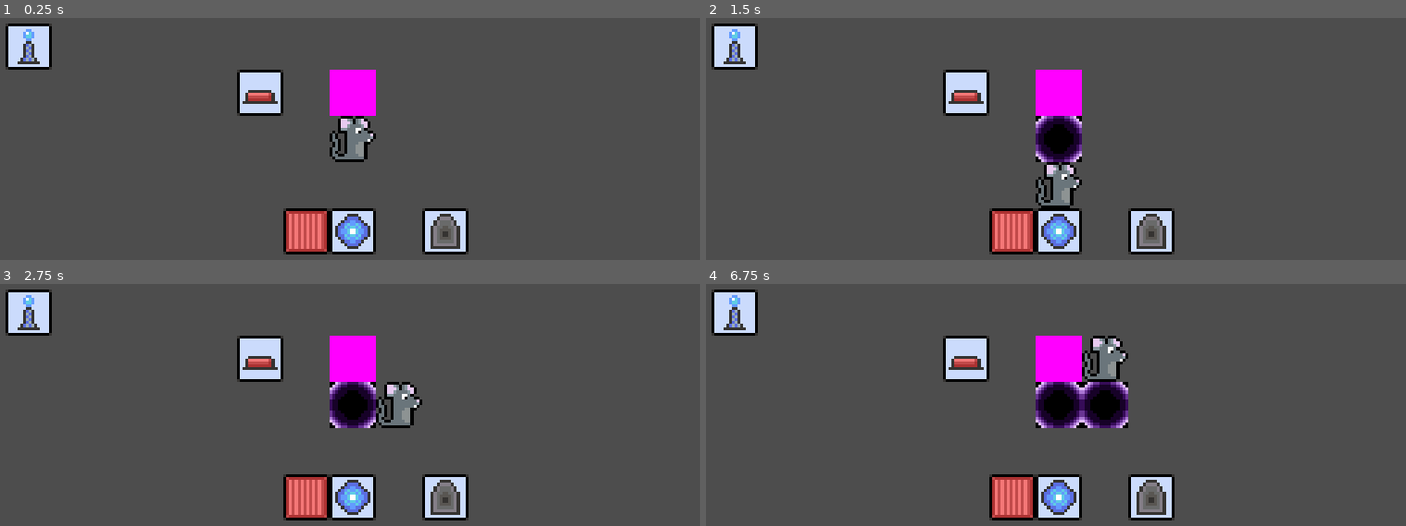
Above: before the commit, frames 1-4 (two rows, left to right).
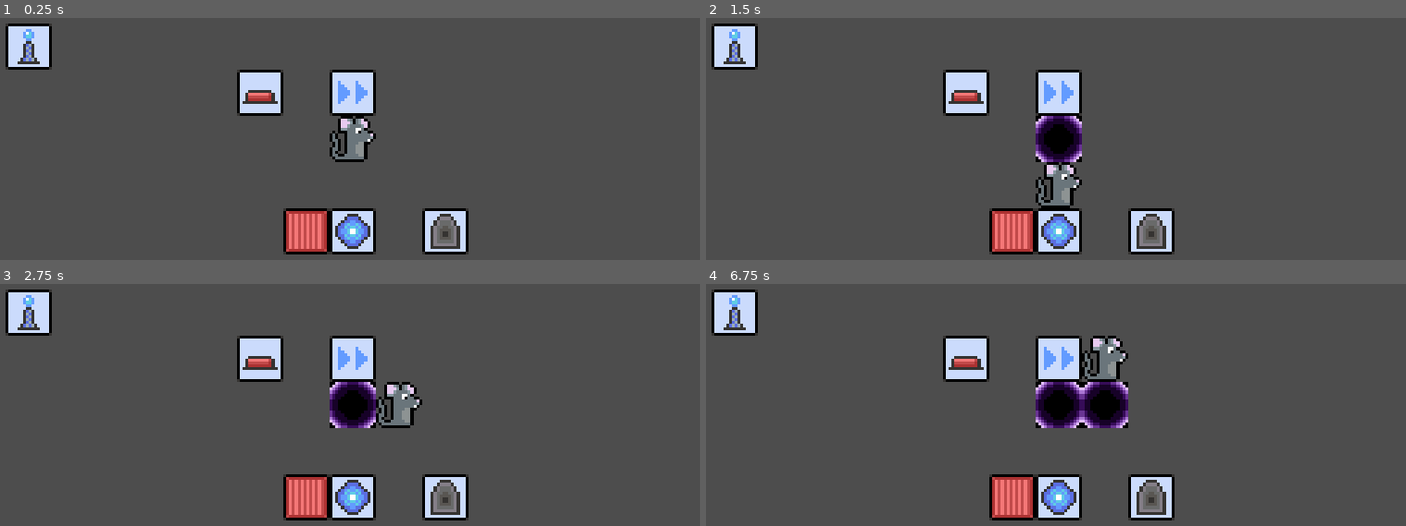
Above: after the commit, the same moments.

Repository: ameschmeems/ratscape
Game: Godot game, scene res://scenes/main/main.tscn
Same seed, same stepped clock (60 frames per second), same inputs: the game is played once before the commit and once after it.
Inputs:
- Up to frame 1 (0.25 s): no input
- Up to frame 2 (1.5 s): tap Enter at 0.5 s; hold D (right) 0.53-1.28 s; tap R (restart) at 1.25 s; hold S (down) from 1.28 s (still down)
- Up to frame 3 (2.75 s): tap R (restart) at 2 s; release S (down) at 2.03 s; hold D (right) from 2.03 s (still down)
- Up to frame 4 (6.75 s): tap R (restart) at 2.75, 5, 5.75 s; release D (right) at 2.78 s; hold W (up) 2.78-3.53 s; hold A (left) 3.53-5.03 s; hold S (down) 5.03-5.78 s; hold D (right) 5.78-6.53 s; hold W (up) from 6.53 s (still down)

The runs differ from the first frame. In frame 1, 1.3% of the frame differs, in the area x 47-54%, y 21-41%; in frame 2, 1.3%; in frame 3, 1.3%; in frame 4, 1.3%.

Commit message:
added directional pad sprite

Diff:
--- a/scenes/directional_pad/directional_pad.tscn
+++ b/scenes/directional_pad/directional_pad.tscn
@@ -1,9 +1,7 @@
 [gd_scene load_steps=4 format=3 uid="uid://dr1k20bhb1jpo"]
 
 [ext_resource type="Script" path="res://scenes/directional_pad/directional_pad.gd" id="1_lsrkl"]
-
-[sub_resource type="PlaceholderTexture2D" id="PlaceholderTexture2D_kqjwa"]
-size = Vector2(16, 16)
+[ext_resource type="Texture2D" uid="uid://dj1xbjqcu86wo" path="res://assets/textures/directional_pad.png" id="2_wpaou"]
 
 [sub_resource type="RectangleShape2D" id="RectangleShape2D_qn4my"]
 size = Vector2(15, 15)
@@ -13,7 +11,7 @@
 script = ExtResource("1_lsrkl")
 
 [node name="Sprite2D" type="Sprite2D" parent="."]
-texture = SubResource("PlaceholderTexture2D_kqjwa")
+texture = ExtResource("2_wpaou")
 
 [node name="CollisionShape2D" type="CollisionShape2D" parent="."]
 shape = SubResource("RectangleShape2D_qn4my")
Binary file added: assets/textures/directional_pad.png
Not shown, added: assets/textures/directional_pad.png.import
